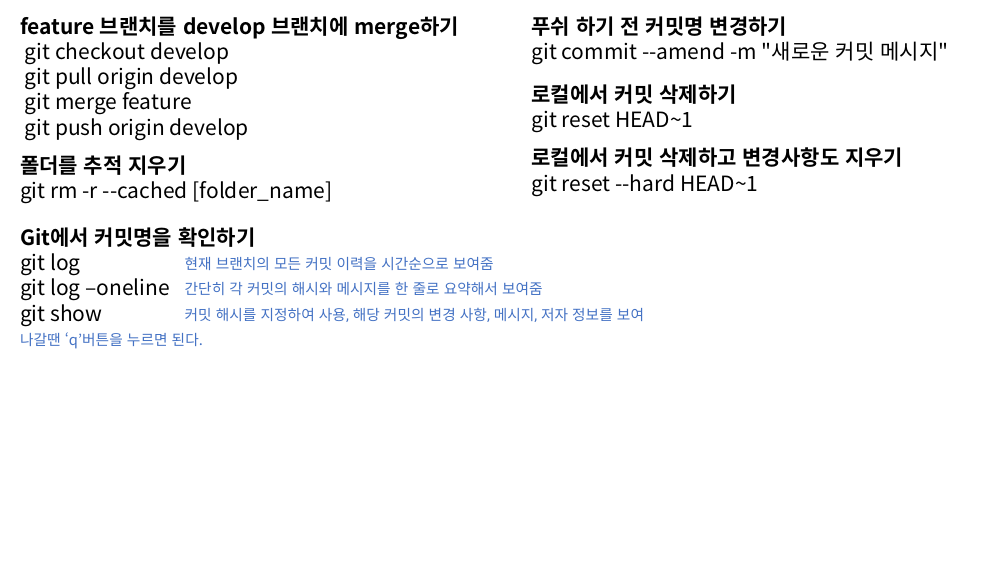
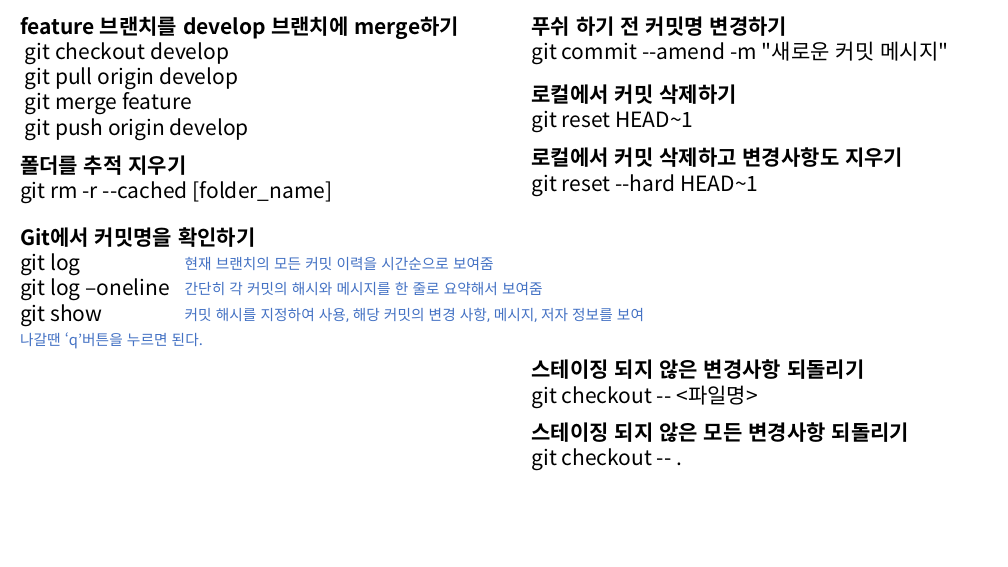
Before and after one commit to Yoon-Beom/hotel_project, a slide deck: slide 3 of GitHub.pptx. Drawn at 1008x567 pixels with LibreOffice and Linux fonts; fonts in the diff are those of the drawing. Boxes give left, top, right and bottom in pixels: in the first picture for what was removed or moved away, otherwise in the second. Text is boxed around its words. In the diff, an @@ line names an element or a change of style, - is before the commit and + after.

```diff
--- a/GitHub.pptx
+++ b/GitHub.pptx
@@ text added at (531,359,864,408), 20 pt, text #000000 @@
+스테이징 되지 않은 변경사항 되돌리기
+git checkout -- <파일명>
@@ text added at (531,422,909,470), 20 pt, text #000000, bold @@
+스테이징 되지 않은 모든 변경사항 되돌리기
+git checkout -- .
```
Also in this commit, not shown: 9 other files.
